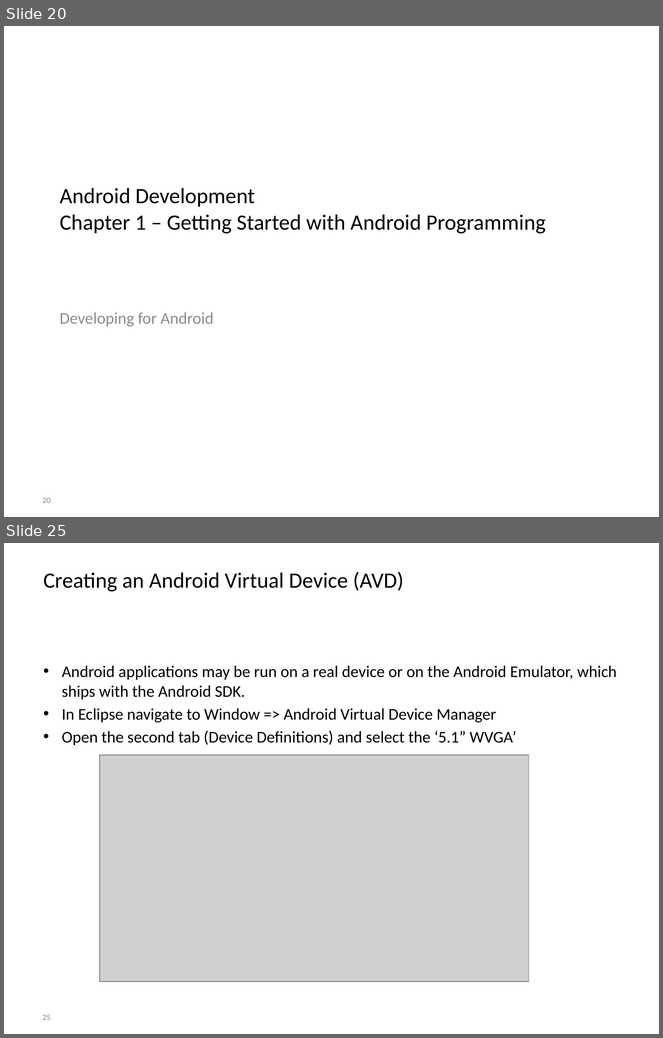
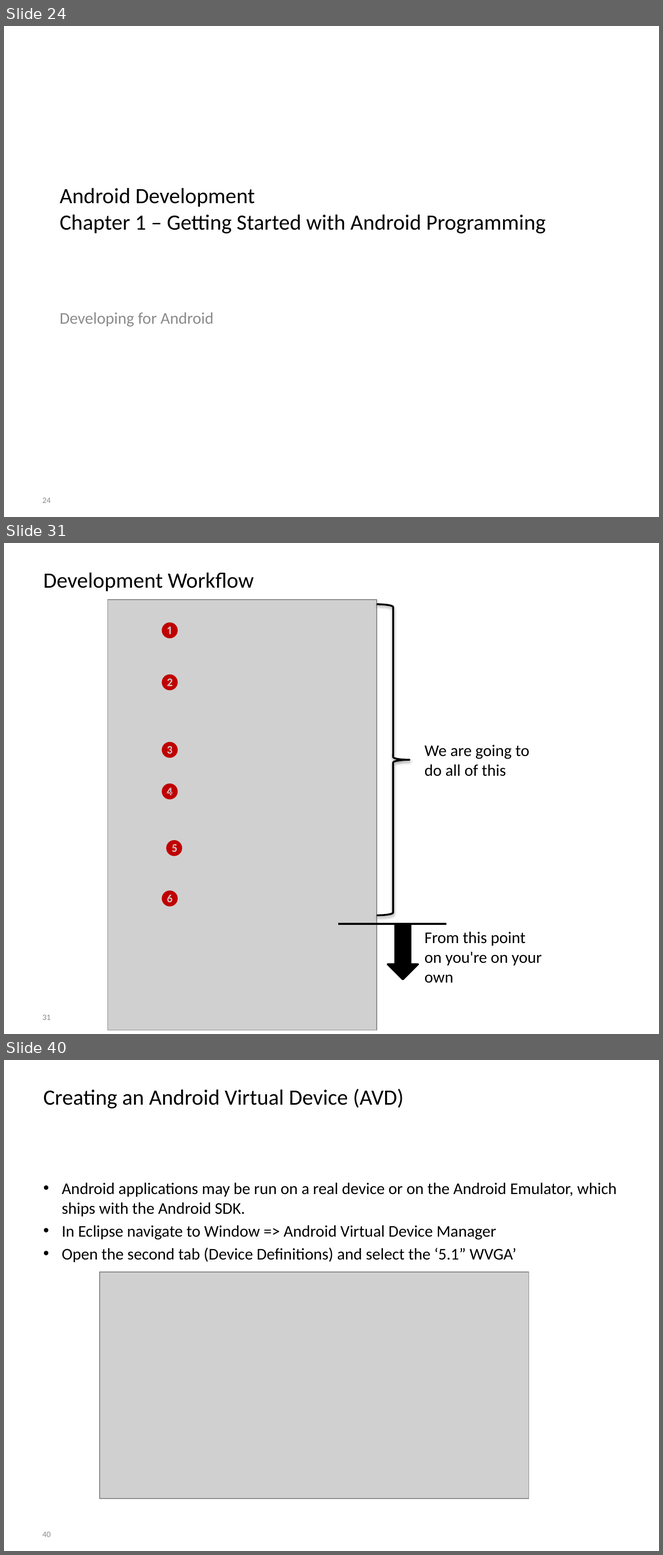
Before and after one commit to BioBoost/android_development_course, a slide deck: slides/chapter1_getting_started.pptx. Shown one above the other, each under a label of ours: slides 20 and 25 before the commit, slides 24, 31 and 40 after it; the slides between them are not shown. The pictures are 663x1038 and 663x1555 pixels, drawn with LibreOffice and Linux fonts; fonts in the diff are those of the drawing; grey boxes stand for pictures; background and template pictures are left out. Boxes give left, top, right and bottom in pixels: in the first picture for what was removed or moved away, otherwise in the second. Text is boxed around its words. In the diff, an @@ line names an element or a change of style, - is before the commit and + after.

```diff
--- a/slides/chapter1_getting_started.pptx
+++ b/slides/chapter1_getting_started.pptx
@@ slide 31 added at (x1=4, y1=543, x2=659, y2=1034), background picture (left out) @@
@@ title added at (x1=44, y1=572, x2=254, y2=591), 24 pt, text #000000 @@
+Development Workflow
@@ picture added at (x1=107, y1=600, x2=377, y2=1030) @@
@@ right brace added at (x1=377, y1=604, x2=410, y2=916), outline #000000 2 pt @@
@@ text added at (x1=159, y1=622, x2=181, y2=640), 18 pt, text #C00000 @@
+❶
@@ text added at (x1=159, y1=675, x2=181, y2=691), 18 pt, text #C00000 @@
+❷
@@ text added at (x1=159, y1=742, x2=181, y2=758), 18 pt, text #C00000 @@
+❸
@@ text added at (x1=425, y1=745, x2=530, y2=776), 18 pt, text #000000 @@
+We are going to do all of this
@@ text added at (x1=159, y1=784, x2=181, y2=800), 18 pt, text #C00000 @@
+❹
@@ text added at (x1=164, y1=840, x2=185, y2=858), 18 pt, text #C00000 @@
+❺
@@ text added at (x1=159, y1=891, x2=181, y2=907), 18 pt, text #C00000 @@
+❻
@@ line added from (446, 924) to (338, 924), #000000 2 pt @@
@@ down arrow added at (x1=388, y1=924, x2=418, y2=980), fill #000000, outline #000000 2 pt @@
@@ text added at (x1=425, y1=932, x2=542, y2=983), 18 pt, text #000000 @@
+From this point on you're on your own
@@ page number added at (x1=42, y1=1015, x2=51, y2=1020), 9 pt, text #8C8C8C @@
+31
@@ what was slide 20 is now slide 24 @@
@@ page number at (x1=42, y1=498, x2=51, y2=503): text changed @@
-20
+24
@@ what was slide 25 is now slide 40 @@
@@ page number at (x1=42, y1=1532, x2=51, y2=1537): text changed @@
-25
+40
```
Also in this commit, not shown: 2 slides changed, 18 other slides added, 4 slides removed.
